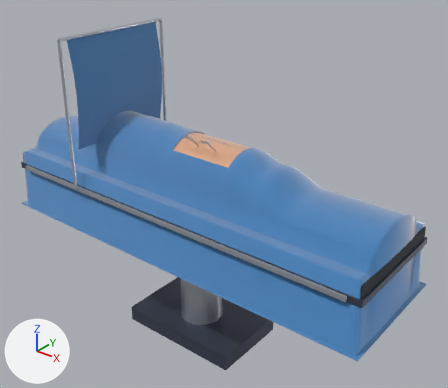
Renders of the glTF model public/models/patient.glb from each side of a commit.
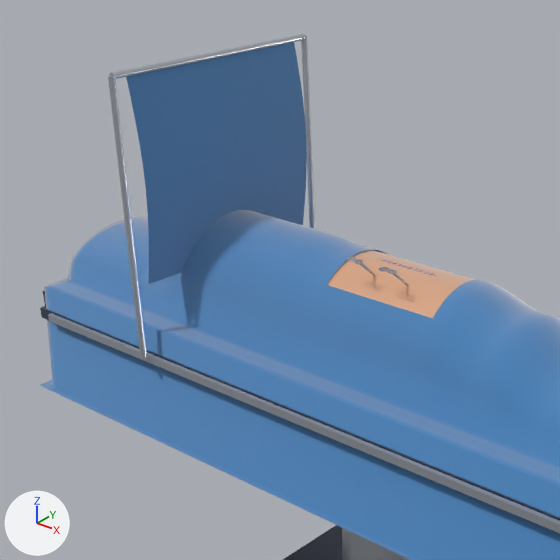
Each version is shown whole from a camera (50 mm lens) standing at (1.66, -1.61, 2.06) and looking at (-0.01, 0.48, 0.76), then close up on the part from 0% to 66% of the width and 0% to 76% of the height. Every picture has the same lights, and +X, +Y and +Z are marked at lower left. The older version's two pictures come first. Where no turn or scale is listed for an object, it has been applied to the vertices. Vertices at exactly the same position are counted once.

Names of what the first close-up shows: 'Drape', 'ScreenBar', 'Skin', 'Table' and 2 more.
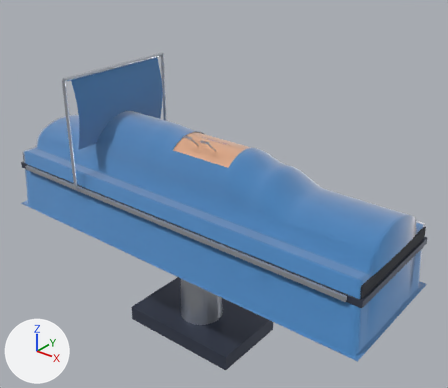
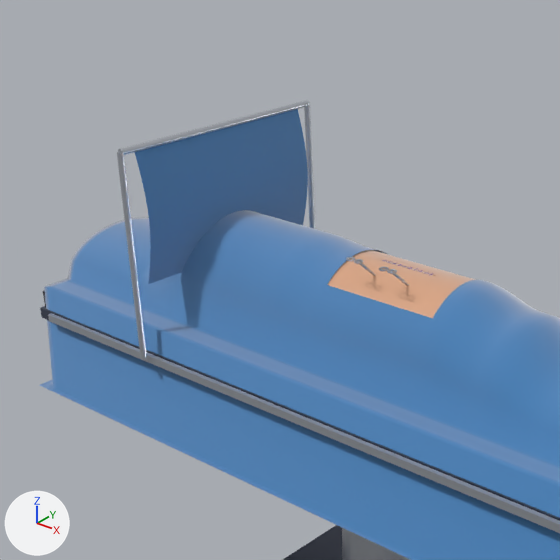
Commit message: fix(assets): lower anaesthesia screen so it doesn't crowd the view

Where the newer file only moved an object's origin or applied its transform, the numbers keep the older frame.

Pixel boxes (x1, y1, x2, y2) of what changed, in the close-ups (560 x 560 px; the box of a moved part takes in the faces that stretch with it):
'Drape', reshaped
    before: (40, 42, 560, 560)
    after: (40, 109, 560, 560)
'ScreenBar', moved, rescaled (20% shorter)
    before: (108, 34, 315, 359)
    after: (117, 100, 315, 359)
part 1 of me_drape, moved or reshaped
    before: (126, 42, 307, 284)
    after: (135, 109, 308, 284)

Patch to the scene script:
```diff
--- a/public/models/patient.glb.py
+++ b/public/models/patient.glb.py
@@ me_drape @@
 # used by ob_drape; location = (-0.1, 0.4, 1.0)
-me_drape.from_pydata(...)  # 3586 vertices, 6768 faces; spans x -1.03..1.03, y -0.32..0.32, z -0.48..0.48
+me_drape.from_pydata(...)  # 3586 vertices, 6768 faces; spans x -1.03..1.03, y -0.32..0.32, z -0.48..0.3
+# me_drape part 1: the loose piece of 319 vertices spanning x -0.52..-0.49, y -0.28..0.28, z -0.05..0.48 is scaled about its middle by (1, 1, 0.66), then moved by (0.0, 0.0, -0.09)
 me_drape.materials.append(mat_drape)
@@ me_screenbar @@
 # used by ob_screenbar; location = (-0.62, 0.4, 1.124); scale = (0.364, 0.364, 0.364)
-me_screenbar.from_pydata(...)  # 116 vertices, 228 faces; spans x -0.02..0.02, y -0.9..0.9, z -1.0..1.0
+me_screenbar.from_pydata(...)  # 116 vertices, 228 faces; spans x -0.02..0.02, y -1.0..1.0, z -0.84..0.84
+# me_screenbar part 2: the whole mesh is scaled about its middle by (1.11, 1.11, 0.832)
 me_screenbar.materials.append(mat_tablesteel)
@@ ob_screenbar @@
 ob_screenbar = bpy.data.objects.new('ScreenBar', me_screenbar)
-ob_screenbar.location = (-0.62, 0.4, 1.124)
-ob_screenbar.scale = (0.364, 0.364, 0.364)
+ob_screenbar.location = (-0.62, 0.4, 1.034)
+ob_screenbar.scale = (0.328, 0.328, 0.328)
```
